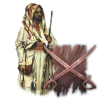
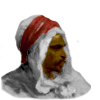
Layer changes from the first 100×100 image to the second:
hid "mipmap 1 copy" over [41, 42, 98, 100]
renamed "Bedouin" to "Pasted Layer copy #2", painted on it over [1, 3, 91, 100]
